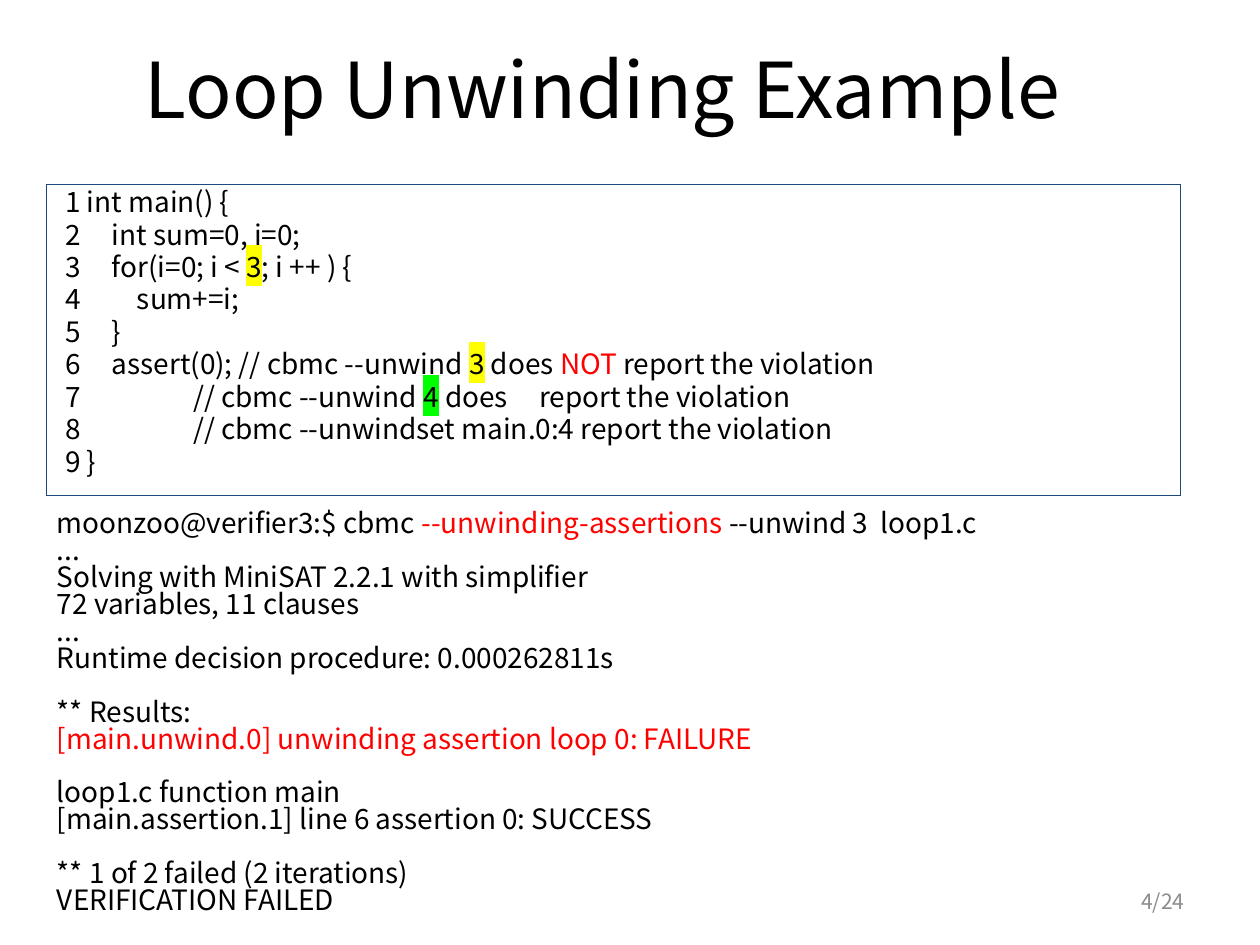
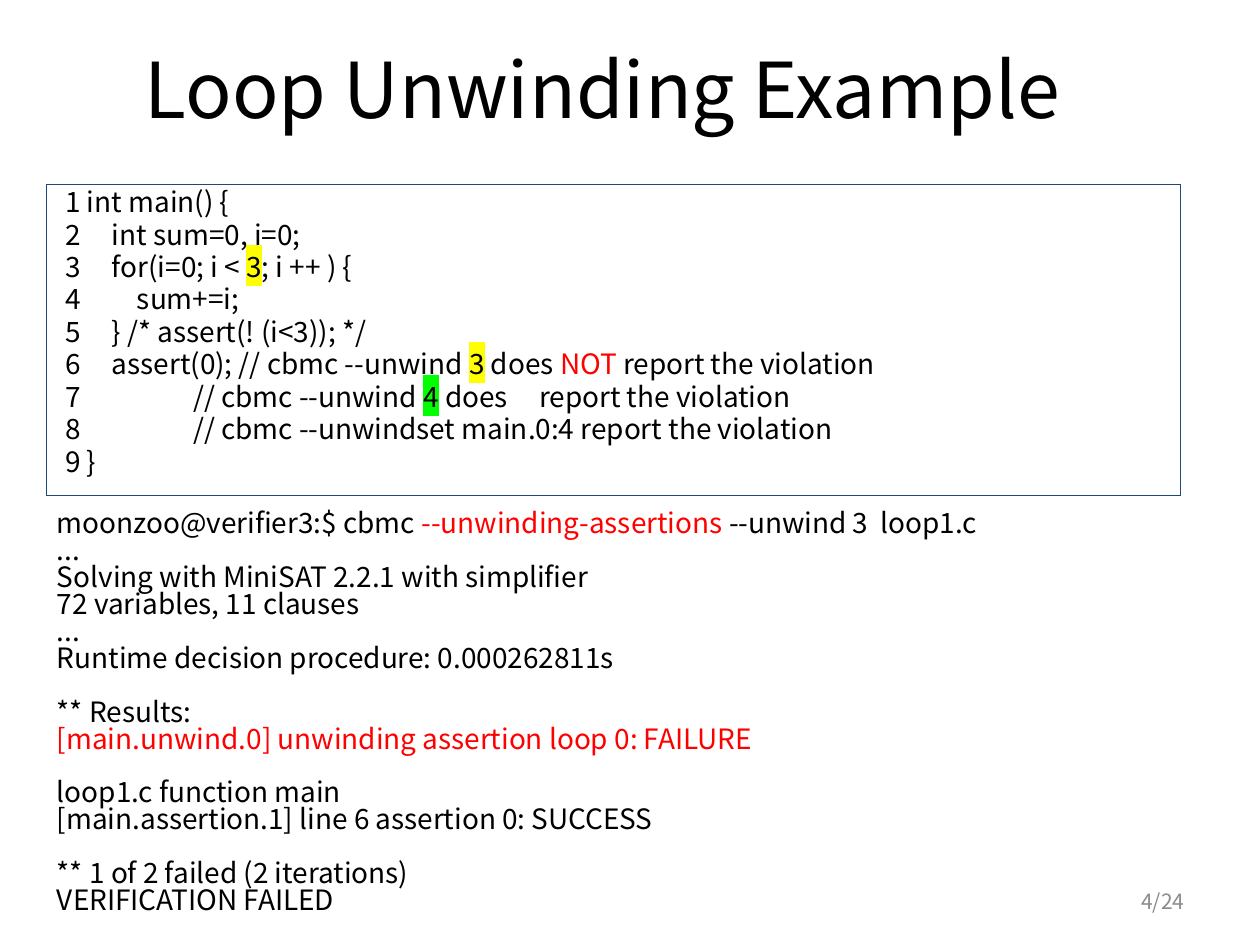
Before and after one commit to swtv-kaist/cs492-fall23, a slide deck: slide 4 of 4-cbmc/lec22-SMC-examples-v4.pptx. Drawn at 1260x945 pixels with LibreOffice and Linux fonts; fonts in the diff are those of the drawing. Boxes give left, top, right and bottom in pixels: in the first picture for what was removed or moved away, otherwise in the second. Text is boxed around its words. In the diff, an @@ line names an element or a change of style, - is before the commit and + after.

```diff
--- a/4-cbmc/lec22-SMC-examples-v4.pptx
+++ b/4-cbmc/lec22-SMC-examples-v4.pptx
@@ text at (x1=65, y1=319, x2=336, y2=348): text changed @@
-5 }
+5 } /* assert(! (i<3)); */
```
Also in this commit, not shown: 1 other slide changed, 1 other file.
